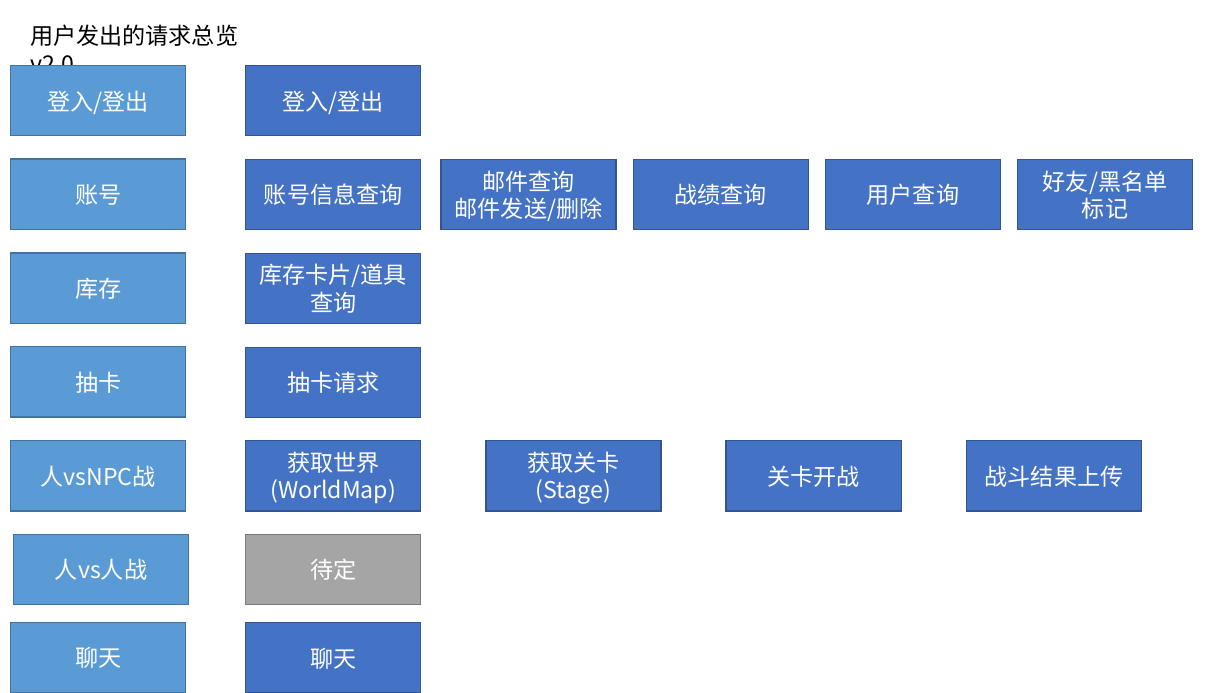
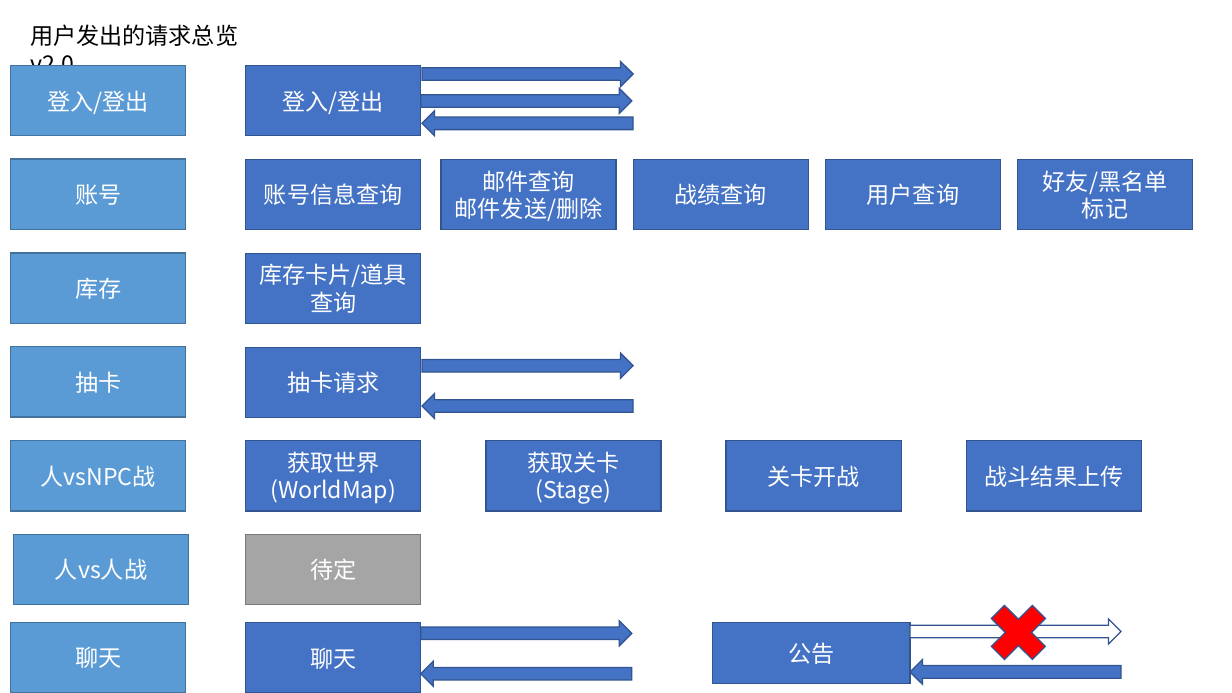
Before and after one commit to bluelaserpointer/CardGame, a slide deck: slide 10 of plan/抽卡手游.pptx. Drawn at 1232x693 pixels with LibreOffice and Linux fonts; fonts in the diff are those of the drawing. Boxes give left, top, right and bottom in pixels: in the first picture for what was removed or moved away, otherwise in the second. Text is boxed around its words. In the diff, an @@ line names an element or a change of style, - is before the commit and + after.

```diff
--- a/plan/抽卡手游.pptx
+++ b/plan/抽卡手游.pptx
@@ right arrow added at (421,89,631,114), fill #4472C4, outline #325491 1 pt @@
@@ right arrow added at (422,61,633,86), fill #4472C4, outline #325491 1 pt @@
@@ right arrow added at (422,111,633,136), fill #4472C4, outline #325491 1 pt @@
@@ right arrow added at (422,353,633,378), fill #4472C4, outline #325491 1 pt @@
@@ right arrow added at (422,394,633,419), fill #4472C4, outline #325491 1 pt @@
@@ cross added at (980,593,1058,672), fill #FF0000, outline #325491 1 pt @@
@@ right arrow added at (421,621,631,646), fill #4472C4, outline #325491 1 pt @@
@@ rectangle added at (713,622,910,683), fill #4472C4, outline #325491 1 pt, 18 pt, text #FFFFFF @@
+公告
@@ right arrow added at (910,619,1121,644), fill #FFFFFF, outline #325491 1 pt @@
@@ right arrow added at (421,662,631,687), fill #4472C4, outline #325491 1 pt @@
@@ right arrow added at (910,660,1121,685), fill #4472C4, outline #325491 1 pt @@
```
Also in this commit, not shown: 1 slide added.
